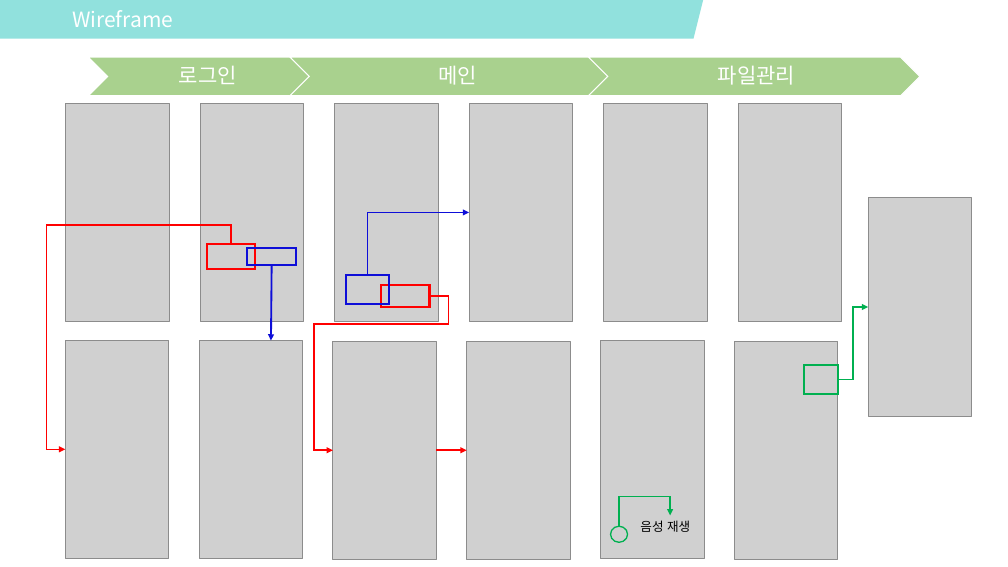
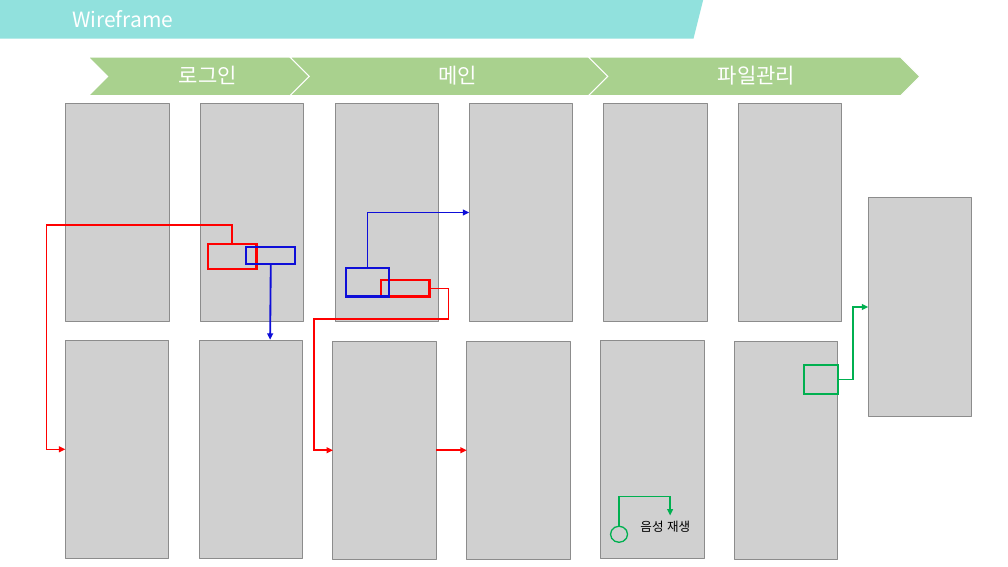
Before and after one commit to kang-seongbeom/Easy-Application, a slide deck: slide 6 of TaskFlow.pptx. Drawn at 1008x567 pixels with LibreOffice and Linux fonts; fonts in the diff are those of the drawing; grey boxes stand for pictures. Boxes give left, top, right and bottom in pixels: in the first picture for what was removed or moved away, otherwise in the second. Text is boxed around its words. In the diff, an @@ line names an element or a change of style, - is before the commit and + after.

```diff
--- a/TaskFlow.pptx
+++ b/TaskFlow.pptx
@@ elbow arrow moved from (368, 275) - (469, 212) to (368, 268) - (469, 212) @@
@@ rectangle: place and size @@
-rectangle at <box>346,275,389,304</box>
+rectangle at <box>346,268,389,296</box>
@@ elbow arrow moved from (430, 296) - (333, 451) to (430, 288) - (333, 451) @@
@@ rectangle: place and size @@
-rectangle at <box>381,285,430,308</box>
+rectangle at <box>381,281,430,297</box>
```
Also in this commit, not shown: 1 other slide changed, 2 other files.
